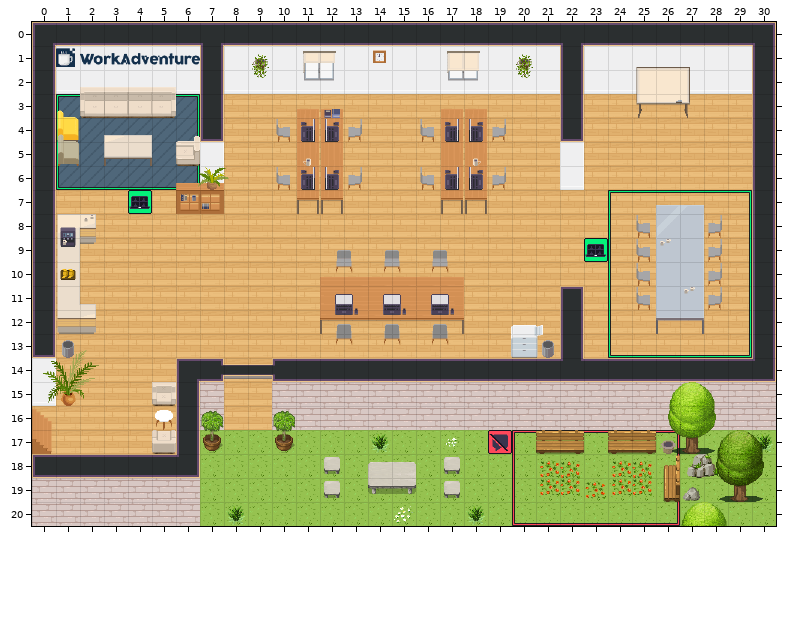
One commit to this Tiled map (JSON): map.tmj. Above is the file before it was changed.
Cells are 32x32 px. Shown: x 0..30, y 0..20.
Now the later version:
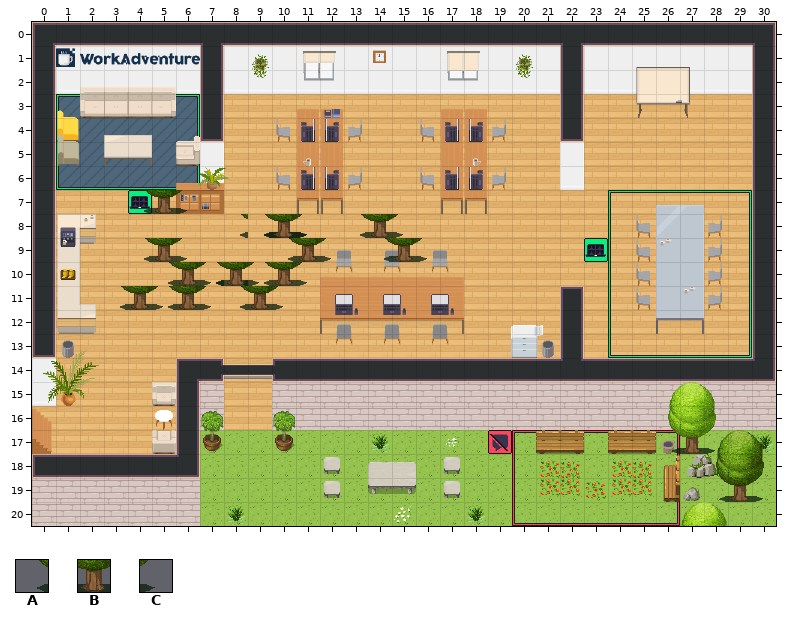
Key: from "Chunk 1": A 162, B 163, C 164.
_ is an empty cell.
The commit says: Add arbre pour tester
Diff:
Layer "furniture/furniture3":
y 8: x 8..11 ____ -> AABC; x 13..15 ___ -> ABC
y 9: x 4..6 ___ -> ABC; x 14..16 ___ -> ABC
y 10: x 7..11 _____ -> AAABC
Layer "above/above1":
y 7: x 4..6 ___ -> ABC
y 8: x 9..11 ___ -> ABC
y 10..11: x 5..7 ___ -> ABC
Layer "above/above2":
y 9: x 10..12 ___ -> ABC
y 10: x 7..9 ___ -> ABC
y 11: x 3..5 ___ -> ABC; x 8..10 ___ -> ABC
Pixel boxes of the changes (left, top, right, bottom) in both pictures:
added: (144, 190, 187, 214)
added: (120, 214, 427, 310)
